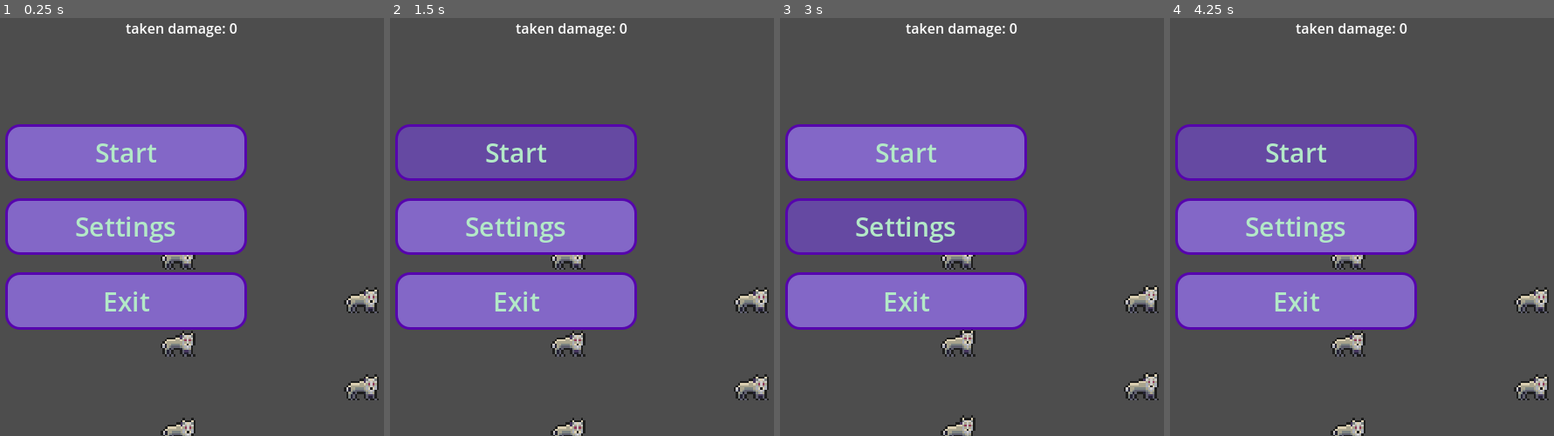
Above: before the commit, frames 1-4 (left to right).
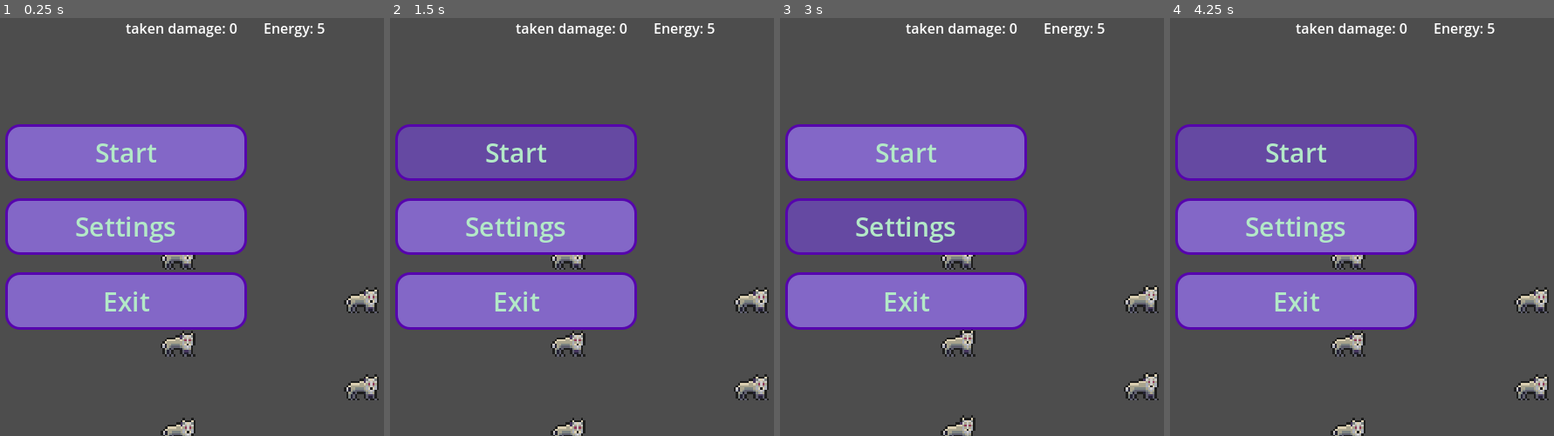
Above: after the commit, the same moments.

Repository: C0ldSt33l/Animal-raft
Game: Godot game, scene res://main_menu/main_menu.tscn
Same seed, same stepped clock (60 frames per second), same inputs: the game is played once before the commit and once after it.
Inputs (mouse positions are in pixels of both pictures, inside the frame that each line leads up to):
- Up to frame 1 (0.25 s): no input
- Up to frame 2 (1.5 s): click "Start" at 0.5 s; click "Start" at 1.25 s
- Up to frame 3 (3 s): move the mouse to (1029, 206) at 2.02 s; hold Right (ui_right) 2.03-2.78 s; click (1029, 206) at 2.17 s; move the mouse to (795, 247) at 2.77 s; hold Down (ui_down) from 2.78 s (still down)
- Up to frame 4 (4.25 s): move the mouse to (1350, 135) at 3.52 s; release Down (ui_down) at 3.53 s; hold Right (ui_right) from 3.53 s (still down)

The runs differ from the first frame. In frame 1, 0.2% of the frame differs, in the area x 68-85%, y 1-5%; in frame 2, 0.2%; in frame 3, 0.2%; in frame 4, 0.2%.

Commit message:
add labels

Diff:
--- a/fight_scene.gd
+++ b/fight_scene.gd
@@ -7,14 +7,15 @@
 var tern: int = 0
 @onready var skills = $"/root/AnimalsSkill"
 @onready var dmg = $TakenDamage as Label
+@onready var Energy = $Energy as Label
 
 signal ChosenAnimal(Animal)
 var chose_animal
 
 signal ChosenEnemy(enemy)
 var chose_enemy
-var cooldown
-var tmp_cooldown
+var fullEnergy: int = 5
+var tmpEnergy: int = 0
 
 var TakenDamage: int  = 0
 
@@ -37,6 +38,7 @@
 ]
 # Called when the node enters the scene tree for the first time.
 func _ready() -> void:
+	tmpEnergy = fullEnergy
 	for i in 13:
 		var animal := animal_scene.instantiate() as Animal
 		animal._Name = 'Wolf'
@@ -55,9 +57,12 @@
 #тут будет уменьшение кулдауна всем животным в конце хода
 # Called every frame. 'delta' is the elapsed time since the previous frame.
 func _process(delta: float) -> void:
-
+	#labels
 	dmg.text = "taken damage: " + str(TakenDamage)
-	if chose_animal and chose_enemy!=null:
+	Energy.text = "Energy: " + str(tmpEnergy)
+	#fight
+	if chose_animal and chose_enemy!=null and tmpEnergy>=0:
+		tmpEnergy-= 1
 		chose_animal.tmpCooldawn = chose_animal.Cooldawn
 		skills.FUNC_DIC[chose_animal.getName()][1].call(chose_enemy)
 		chose_animal = null
@@ -78,5 +83,7 @@
 func _on_next_tern_pressed() -> void:
 	print('next tern')
 	tern+=1
+	tmpEnergy = fullEnergy
 	for i:Animal in animals:
-		i.tmpCooldawn-=1# Replace with function body.
+			if i.tmpCooldawn>0:
+				i.tmpCooldawn-=1# Replace with function body.
--- a/fight_scene.tscn
+++ b/fight_scene.tscn
@@ -16,6 +16,11 @@
 offset_right = 1280.0
 offset_bottom = 724.0
 
+[node name="Energy" type="Label" parent="."]
+offset_left = 478.0
+offset_right = 518.0
+offset_bottom = 23.0
+
 [connection signal="ChosenAnimal" from="." to="." method="_on_chosen_animal"]
 [connection signal="ChosenEnemy" from="." to="." method="_on_chosen_enemy"]
 [connection signal="pressed" from="NextTern" to="." method="_on_next_tern_pressed"]
--- a/scenes/Enemy.tscn
+++ b/scenes/Enemy.tscn
@@ -71,4 +71,18 @@
 animation = &"Idle"
 autoplay = "Idle"
 
+[node name="HP" type="Label" parent="."]
+layout_mode = 0
+offset_left = 20.0
+offset_top = 62.0
+offset_right = 61.0
+offset_bottom = 85.0
+horizontal_alignment = 1
+
+[node name="Attack" type="Label" parent="."]
+layout_mode = 0
+offset_top = 16.0
+offset_right = 40.0
+offset_bottom = 39.0
+
 [connection signal="pressed" from="." to="." method="_on_pressed"]
--- a/scripts/enemy.gd
+++ b/scripts/enemy.gd
@@ -3,14 +3,21 @@
 
 signal chosen_enemy(enemy: Enemy)
 
+@onready var hp_label = $HP as Label
+@onready var attack_label = $Attack as Label
+
+var attack :int = 5
 # Called when the node enters the scene tree for the first time.
-var HP = 20
+var HP :int = 20
 func _ready() -> void:
-	pass # Replace with function body.
+	pass
+		 # Replace with function body.
 
 
 # Called every frame. 'delta' is the elapsed time since the previous frame.
 func _process(delta: float) -> void:
+	hp_label.text = '♡' + str(HP)
+	attack_label.text = "🗡" + str(attack)
 	if HP<=0:
 		queue_free()
 
@@ -22,3 +29,5 @@
 func TakeDamage(value: int ) -> void:
 	HP-=value
 	#print(HP)
+func Heal(value: int) -> void:
+	HP+=value
